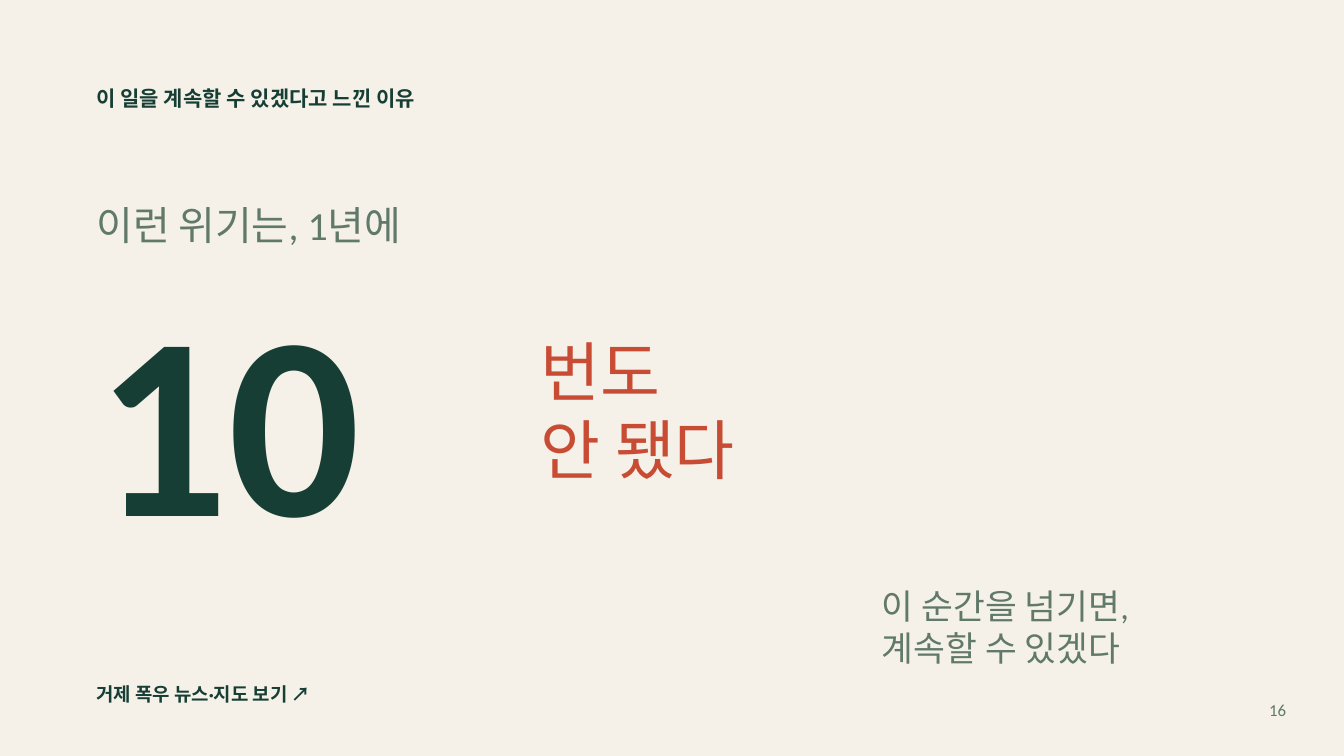
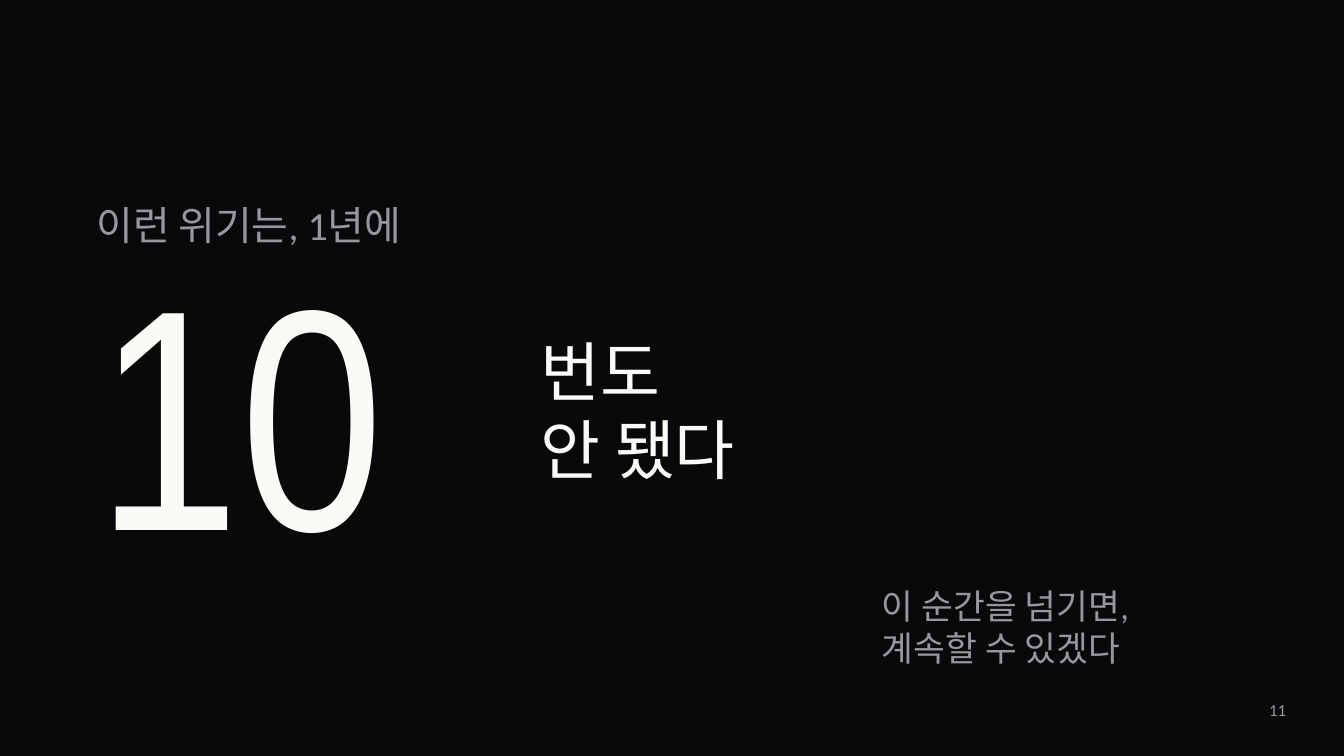
Before and after one commit to jaeyoung5178-bot/Presence, a slide deck: slide 11 of education/mentality/nozero400/NoZero-400Days.pptx (slide 16 before the commit). Drawn at 1344x756 pixels with LibreOffice and Linux fonts; fonts in the diff are those of the drawing. Boxes give left, top, right and bottom in pixels: in the first picture for what was removed or moved away, otherwise in the second. Text is boxed around its words. In the diff, an @@ line names an element or a change of style, - is before the commit and + after.

```diff
--- a/education/mentality/nozero400/NoZero-400Days.pptx
+++ b/education/mentality/nozero400/NoZero-400Days.pptx
@@ background #F5F1E8 to #08090B @@
@@ text removed at (x1=97, y1=88, x2=415, y2=108) @@
-이 일을 계속할 수 있겠다고 느낀 이유
@@ text "이런 위기는, 1년에" at (x1=97, y1=207, x2=401, y2=245): text colour #607969 to #96989B @@
@@ text "10" moved from (x1=97, y1=345, x2=361, y2=518) to (x1=97, y1=310, x2=384, y2=533) @@
@@ text "10" at (x1=97, y1=310, x2=384, y2=533): size 186 to 225 pt, font Calibri to Arial Narrow, text colour #173E35 to #FAFAF7, bold off @@
@@ text "번도" at (x1=541, y1=342, x2=735, y2=479): text colour #C84B34 to #FAFAF7 @@
@@ text "이 순간을 넘기면," at (x1=882, y1=590, x2=1129, y2=664): text colour #607969 to #96989B @@
@@ text removed at (x1=97, y1=685, x2=288, y2=703) @@
-거제 폭우 뉴스·지도 보기 ↗
@@ text at (x1=1269, y1=705, x2=1286, y2=716): text changed; text colour #607969 to #96989B @@
-16
+11
```
Also in this commit, not shown: 6 other slides changed, 28 slides added, 12 slides removed, 26 other files.
